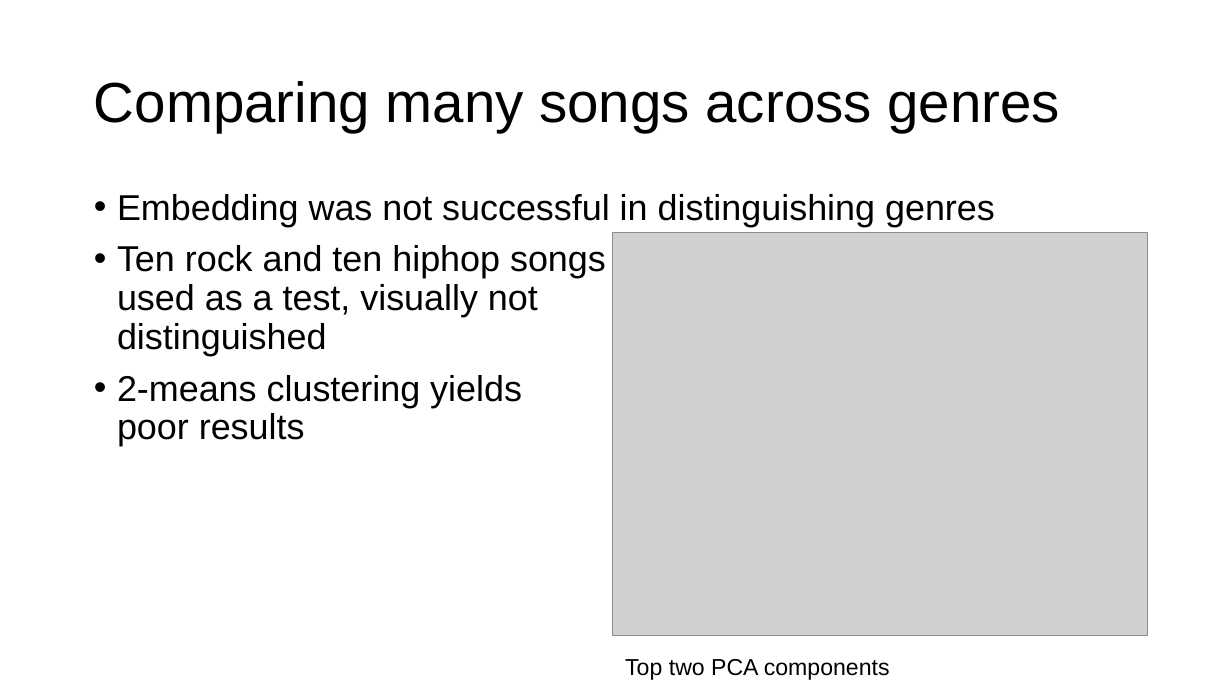
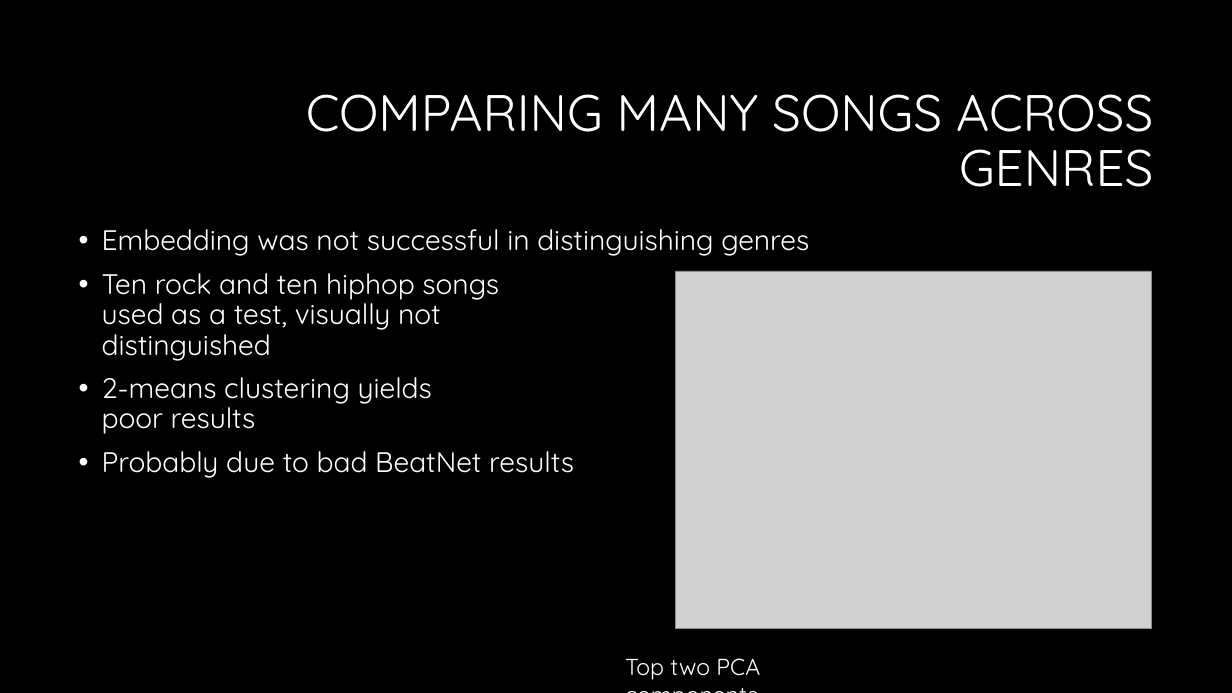
Before and after one commit to chenhi/groove_gang, a slide deck: slide 13 of presentation.pptx (slide 7 before the commit). Drawn at 1232x693 pixels with LibreOffice and Linux fonts; fonts in the diff are those of the drawing; grey boxes stand for pictures. Boxes give left, top, right and bottom in pixels: in the first picture for what was removed or moved away, otherwise in the second. Text is boxed around its words. In the diff, an @@ line names an element or a change of style, - is before the commit and + after.

```diff
--- a/presentation.pptx
+++ b/presentation.pptx
@@ background #FFFFFF to #000000 @@
@@ title at bbox=[306, 94, 1153, 187]: text changed; size 44 to 40 pt; font Arial to Quicksand; text colour #000000 to #FFFFFF @@
-Comparing many songs across genres
+COMPARING MANY SONGS ACROSS GENRES
@@ text "Embedding was not successful in ...": place and size @@
-text "Embedding was not successful in ..." at bbox=[117, 194, 995, 446]
+text "Embedding was not successful in ..." at bbox=[102, 229, 809, 478]
@@ text at bbox=[102, 229, 809, 434]: size 28 to 22 pt, font Arial to Quicksand, text colour #000000 to #FFFFFF in "Embedding was not successful in distinguishing genres", "Ten rock and ten hiphop songs used ...", "2-means clustering yields poor results" @@
@@ picture: place and size @@
-picture at bbox=[612, 233, 1147, 635]
+picture at bbox=[676, 271, 1152, 628]
@@ text at bbox=[102, 451, 574, 478]: paragraph added @@
+• Probably due to bad BeatNet results
@@ text "Top two PCA components" at bbox=[625, 658, 760, 680]: font Arial to Quicksand, text colour #000000 to #FFFFFF @@
```
Also in this commit, not shown: 5 other slides changed, 10 slides added, 2 slides removed, 13 other files.
